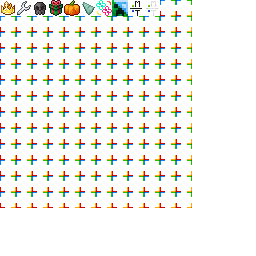
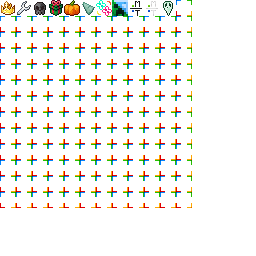
Before/after of a 256×256 layered artwork. What changed in the layer stack:
added layer "Layer 4" above "Layer 3" over bbox(163, 1, 173, 16)
painted on "da grid that gets decreased and finally deleted over time" over bbox(160, 0, 176, 16)
